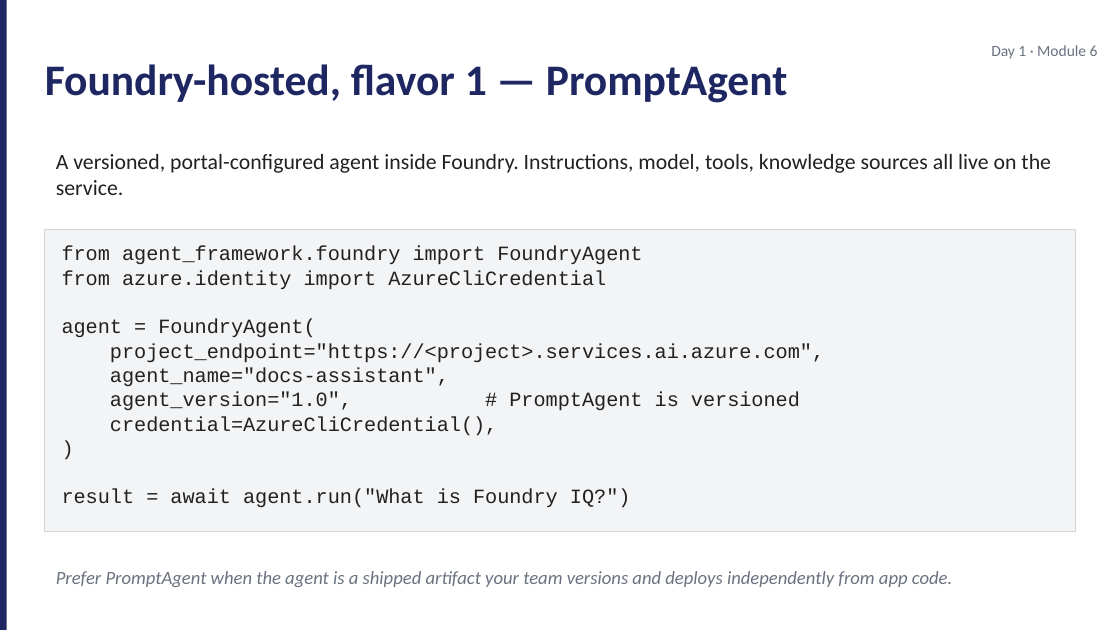
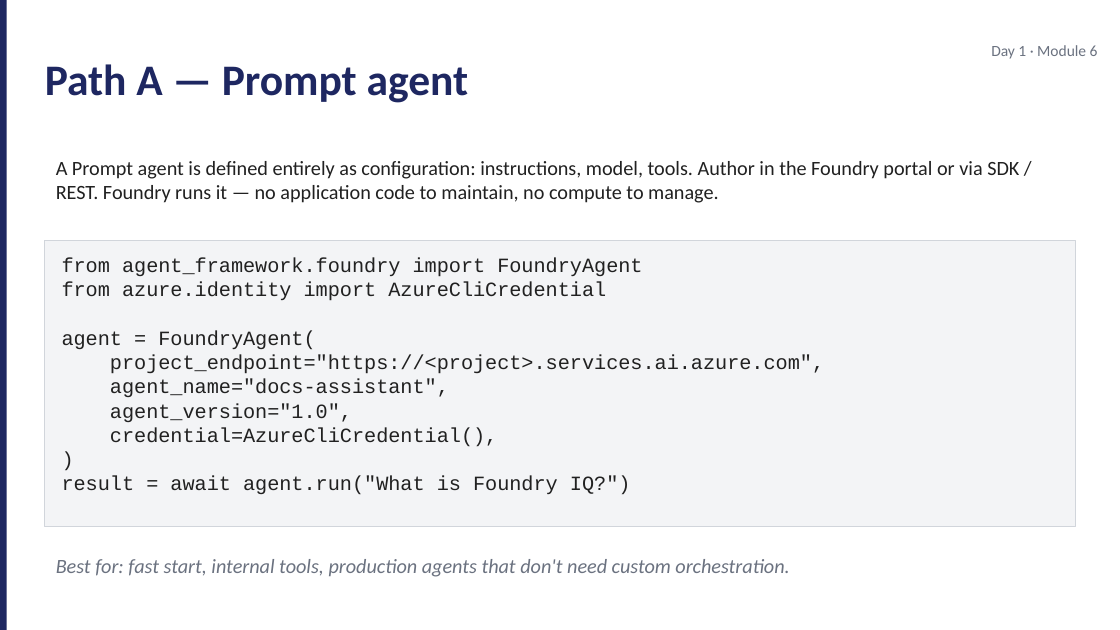
Before and after one commit to JimPiquant/Building-AI-Apps-and-Agents, a slide deck: slide 3 of decks/day1/module-6-hosting-styles.pptx (slide 5 before the commit). Drawn at 1120x630 pixels with LibreOffice and Linux fonts; fonts in the diff are those of the drawing. Boxes give left, top, right and bottom in pixels: in the first picture for what was removed or moved away, otherwise in the second. Text is boxed around its words. In the diff, an @@ line names an element or a change of style, - is before the commit and + after.

```diff
--- a/decks/day1/module-6-hosting-styles.pptx
+++ b/decks/day1/module-6-hosting-styles.pptx
@@ text at <box>45,64,469,103</box>: text changed @@
-Foundry-hosted, flavor 1 — PromptAgent
+Path A — Prompt agent
@@ text at <box>56,161,1019,203</box>: text changed; size 14 to 13 pt @@
-A versioned, portal-configured agent inside Foundry. Instructions, model, tools, knowledge sources all live on the service.
+A Prompt agent is defined entirely as configuration: instructions, model, tools. Author in the Foundry portal or via SDK / REST. Foundry runs it — no application code to maintain, no compute to manage.
@@ rectangle: place and size @@
-rectangle at <box>45,230,1075,532</box>
+rectangle at <box>45,241,1075,526</box>
@@ text "from agent_framework.foundry import FoundryAgent": place and size @@
-text "from agent_framework.foundry import FoundryAgent" at <box>62,246,824,508</box>
+text "from agent_framework.foundry import FoundryAgent" at <box>62,257,824,495</box>
@@ text at <box>110,403,352,422</box>: text changed @@
-agent_version="1.0", # PromptAgent is versioned
+agent_version="1.0",
@@ text at <box>56,559,789,577</box>: text changed; size 12 to 13 pt @@
-Prefer PromptAgent when the agent is a shipped artifact your team versions and deploys independently from app code.
+Best for: fast start, internal tools, production agents that don't need custom orchestration.
```
Also in this commit, not shown: 7 other slides changed, 5 slides added, 4 slides removed, 26 other files.
